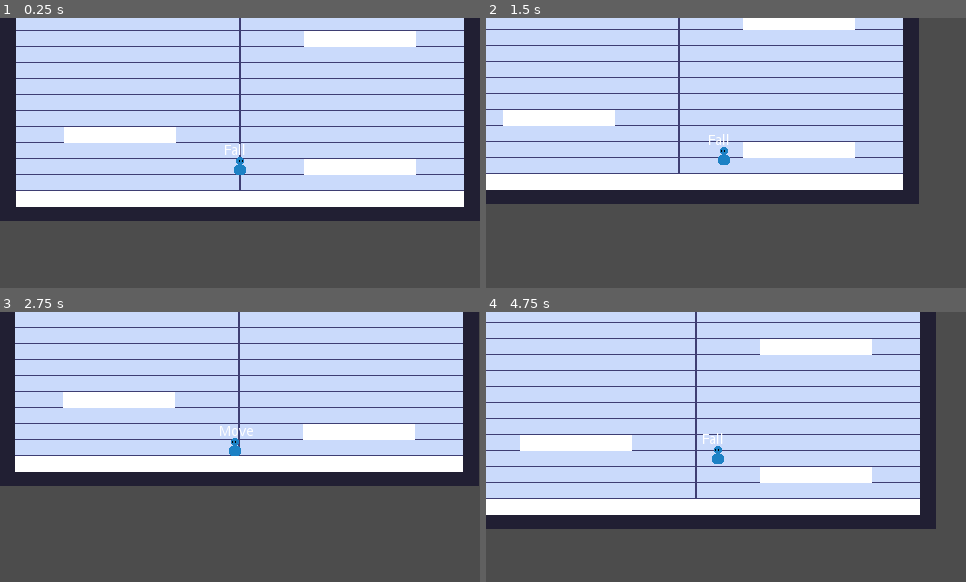
Above: before the commit, frames 1-4 (two rows, left to right).
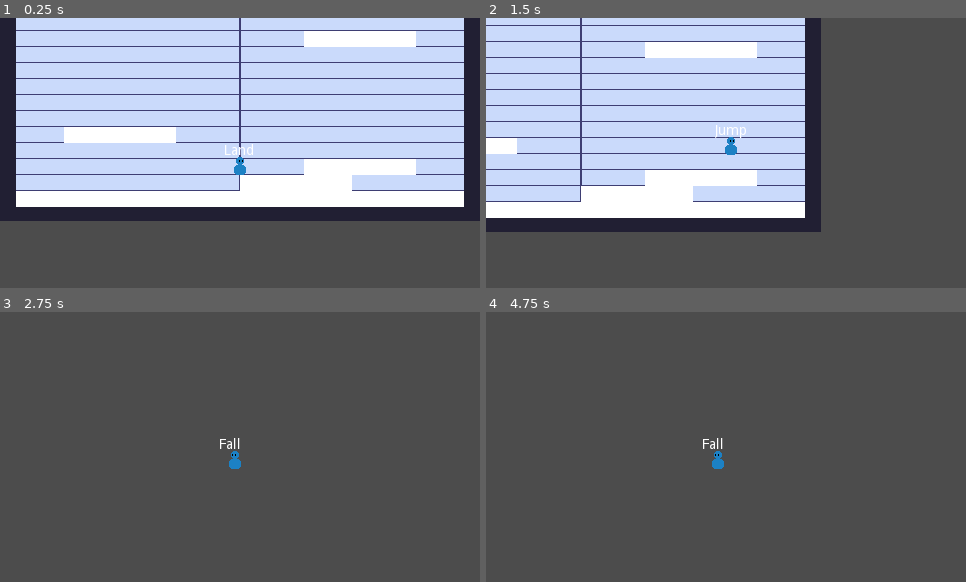
Above: after the commit, the same moments.

Repository: VuurMos/godot-3.5-platformer-character-controller
Game: Godot game, scene res://Game.tscn
Same seed, same stepped clock (60 frames per second), same inputs: the game is played once before the commit and once after it.
Inputs:
- Up to frame 1 (0.25 s): no input
- Up to frame 2 (1.5 s): hold X (dash) 0.53-1.28 s; hold Right (right) from 0.53 s (still down); tap C (jump) at 0.77, 0.8, 1.07, 1.35 s
- Up to frame 3 (2.75 s): tap C (jump) at 1.52, 1.82, 2.3 s; tap X (dash) at 1.55 s; release Right (right) at 2.03 s; hold Left (left) from 2.03 s (still down); hold X (dash) from 2.03 s (still down)
- Up to frame 4 (4.75 s): release Left (left) at 2.78 s; release X (dash) at 2.78 s; hold Right (right) 2.78-4.28 s; tap X (dash) at 2.85, 4.35 s; tap C (jump) at 3.02, 3.32, 4.52 s; hold C (jump) 3.53-4.28 s; hold Left (left) from 4.28 s (still down)

The runs differ from the first frame. In frame 1, 1.4% of the frame differs, in the area x 47-74%, y 46-65%; in frame 2, 39%; in frame 3, 64%; in frame 4, 75%, in the area x 0-94%, y 0-81%.

Commit message:
Merged gravity functions and some dash fixes Merged the separate jump, jump apex and fall gravity functions. Removed gravity when dashing on a ground to air transition.

Diff:
--- a/platformer-controller/Game.tscn
+++ b/platformer-controller/Game.tscn
@@ -19,6 +19,9 @@
 [node name="TestPlatform2" parent="." instance=ExtResource( 2 )]
 position = Vector2( 120, 80 )
 
+[node name="TestPlatform5" parent="." instance=ExtResource( 2 )]
+position = Vector2( 56, 96 )
+
 [node name="TestPlatform3" parent="." instance=ExtResource( 2 )]
 position = Vector2( -120, 48 )
 
--- a/platformer-controller/player/platform-controller.gd
+++ b/platformer-controller/player/platform-controller.gd
@@ -29,6 +29,7 @@
 
 var dash_input := false
 var dash_strength := 30 * TILE_SIZE
+var dash_duration := 0.2
 
 onready var sprite = $Sprite
 onready var cam = $PlayerCamera
@@ -59,16 +60,8 @@
 	coyote_timer.stop()
 
 
-func apply_jump_gravity():
-	velocity.y += jump_gravity * get_physics_process_delta_time()
-
-
-func apply_apex_gravity():
-	velocity.y += jump_apex_gravity * get_physics_process_delta_time()
-
-
-func apply_fall_gravity():
-	velocity.y += fall_gravity * get_physics_process_delta_time()
+func apply_gravity(_gravity):
+	velocity.y += _gravity * get_physics_process_delta_time()
 
 
 func add_dash_velocity(_dash_direction, _dash_velocity):
--- a/platformer-controller/player/player-state-machine/player-states/player-dash-state.gd
+++ b/platformer-controller/player/player-state-machine/player-states/player-dash-state.gd
@@ -3,8 +3,6 @@
 
 var dash_direction := 0
 var current_dash_time := 0.0
-var dash_duration := 0.2
-var minimum_dash_progress := 0.5
 
 
 func enter(msg := {}) -> void:
@@ -21,27 +19,31 @@
 		else:
 			dash_direction = -1
 
+
 func physics_update(delta: float) -> void:
 	if player.is_on_floor():
 		player.velocity.y = 0
-		player.apply_fall_gravity()
+		player.apply_gravity(player.fall_gravity)
 		player.clamp_fall_speed()
+	else:
+		player.velocity.y = 0
 
 	current_dash_time += delta
-	var dash_progress = current_dash_time / dash_duration
+	var dash_progress = current_dash_time / player.dash_duration
 
 	var dash_velocity = 1 - pow(2, -10 * dash_progress)
 
 	player.add_dash_velocity(dash_direction, dash_velocity)
 	player.apply_movement()
 
-	if current_dash_time >= dash_duration:
+	if current_dash_time >= player.dash_duration:
 		if !player.is_on_floor():
-			state_machine.transition_to("Fall", {from_ground = true})
+			state_machine.transition_to("Fall")
 			return
 
 		if player.is_on_floor():
 			state_machine.transition_to("Move")
 
+
 func exit() -> void:
 	player.dash_input = false
--- a/platformer-controller/player/player-state-machine/player-states/player-fall-state.gd
+++ b/platformer-controller/player/player-state-machine/player-states/player-fall-state.gd
@@ -11,7 +11,7 @@
 
 
 func physics_update(delta: float) -> void:
-	player.apply_fall_gravity()
+	player.apply_gravity(player.fall_gravity)
 	player.clamp_fall_speed()
 
 	if is_zero_approx(player.input_direction.x):
--- a/platformer-controller/player/player-state-machine/player-states/player-jump-state.gd
+++ b/platformer-controller/player/player-state-machine/player-states/player-jump-state.gd
@@ -8,14 +8,14 @@
 
 
 func physics_update(delta: float) -> void:
-		# Jump cancel (variable jump height)
+	# Jump cancel (variable jump height)
 	if !player.jump_input:
-		player.apply_fall_gravity()
+		player.apply_gravity(player.fall_gravity)
 	else:
 		if player.velocity.y >= player.low_grav_apex_threshold:
-			player.apply_apex_gravity()
+			player.apply_gravity(player.jump_apex_gravity)
 		else:
-			player.apply_jump_gravity()
+			player.apply_gravity(player.jump_gravity)
 	player.clamp_fall_speed()
 
 	if is_zero_approx(player.input_direction.x):
--- a/platformer-controller/player/player-state-machine/player-states/player-land-state.gd
+++ b/platformer-controller/player/player-state-machine/player-states/player-land-state.gd
@@ -4,8 +4,8 @@
 func enter(msg := {}) -> void:
 	.enter(msg)
 
-#	if player.fall_timer.is_stopped():
-#		Events.emit_signal("cam_noise_screen_shaked", 0.3)
+	if player.fall_timer.is_stopped():
+		Events.emit_signal("cam_noise_screen_shaked", 0.3)
 
 
 func physics_update(delta: float) -> void:
--- a/platformer-controller/player/player-state-machine/player-states/player-move-state.gd
+++ b/platformer-controller/player/player-state-machine/player-states/player-move-state.gd
@@ -8,7 +8,7 @@
 
 func physics_update(delta: float) -> void:
 	# Need to apply gravity: there is a y velocity "bump" when moving = fall state transition
-	player.apply_fall_gravity()
+	player.apply_gravity(player.fall_gravity)
 	player.clamp_fall_speed()
 
 	if is_zero_approx(player.input_direction.x):
@@ -20,7 +20,7 @@
 
 	player.apply_movement()
 
-	# If player x velocity == 0, transition to the idle state
+	# TODO: If running at a wall (x vel = 0) then will flip between idle and move
 	if abs(player.velocity.x) < 0.01:
 		player.velocity.x = 0
 		state_machine.transition_to("Idle")
--- a/platformer-controller/player/player-state-machine/player-states/player-state.gd
+++ b/platformer-controller/player/player-state-machine/player-states/player-state.gd
@@ -34,7 +34,6 @@
 
 func update(_delta: float) -> void:
 	player.input_direction = _get_input_direction()
-	print(player.velocity.x)
 
 
 func physics_update(_delta: float) -> void:
